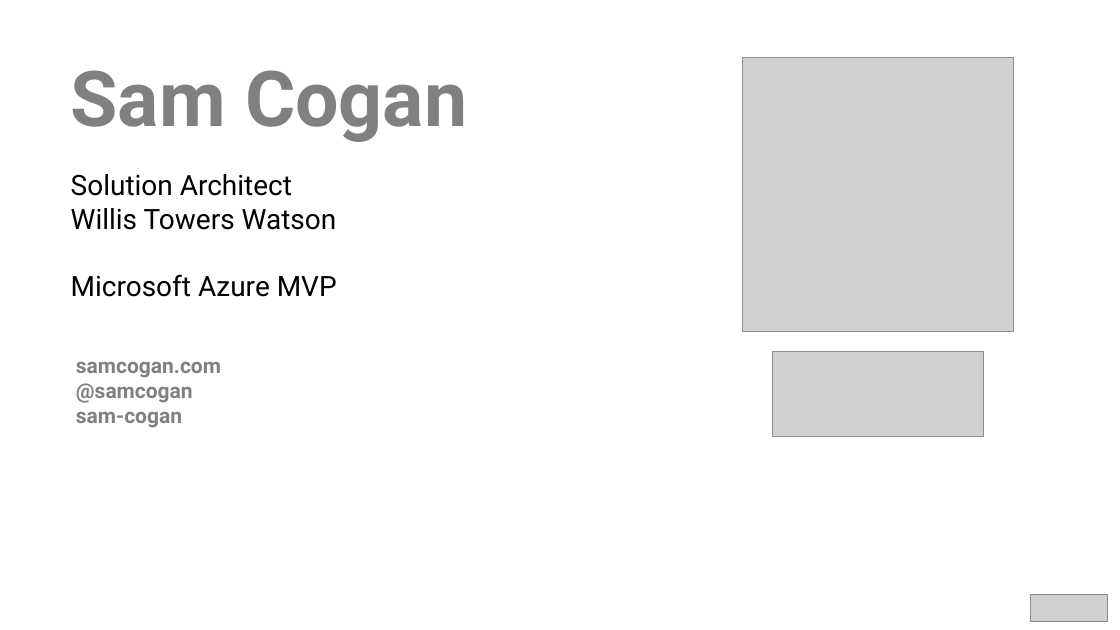
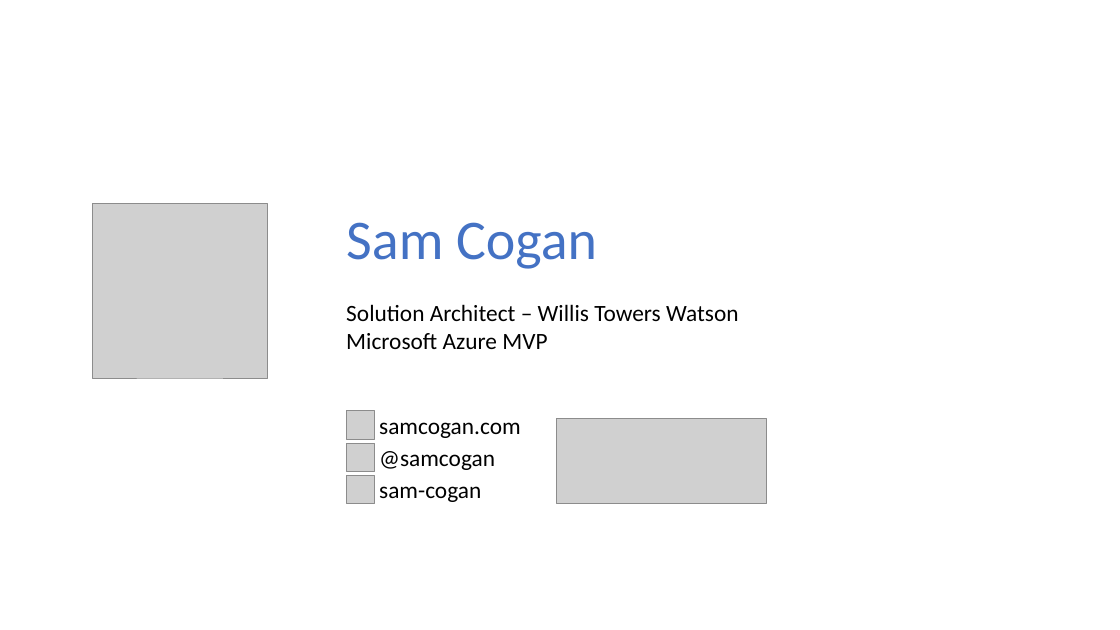
Before and after one commit to sam-cogan/sessions, a slide deck: slide 2 of AzureFunctions/Serverless Development with Microsoft Azure.pptx. Drawn at 1120x630 pixels with LibreOffice and Linux fonts; fonts in the diff are those of the drawing; grey boxes stand for pictures. Boxes give left, top, right and bottom in pixels: in the first picture for what was removed or moved away, otherwise in the second. Text is boxed around its words. In the diff, an @@ line names an element or a change of style, - is before the commit and + after.

```diff
--- a/AzureFunctions/Serverless Development with Microsoft Azure.pptx
+++ b/AzureFunctions/Serverless Development with Microsoft Azure.pptx
@@ picture removed at (742,57,1013,331) @@
@@ picture added at (92,203,267,378) @@
@@ text "Sam Cogan": place and size @@
-text "Sam Cogan" at (71,70,467,428)
+text "Sam Cogan" at (346,222,739,349)
@@ text at (346,222,597,269): size 66 to 48 pt, font Roboto to Calibri, text colour #808080 to #4472C4, bold off in "Sam Cogan" @@
@@ text at (346,304,739,349): text changed; size 24 to 20 pt; font Roboto to Calibri @@
-Solution Architect
-Willis Towers Watson
-Microsoft Azure MVP
-samcogan.com
-@samcogan
-sam-cogan
+Solution Architect – Willis Towers Watson
+Microsoft Azure MVP
@@ picture added at (346,411,375,439) @@
@@ picture: place and size @@
-picture at (773,351,983,436)
+picture at (557,418,767,503)
@@ picture added at (346,443,375,471) @@
@@ text added at (379,422,521,438), 20 pt, text #000000 @@
+samcogan.com
@@ picture added at (347,476,375,503) @@
@@ text added at (379,451,495,470), 20 pt, text #000000 @@
+@samcogan
@@ text added at (379,486,481,502), 20 pt, text #000000 @@
+sam-cogan
@@ picture removed at (1030,594,1107,621) @@
```
Also in this commit, not shown: 1 other slide changed, 4 slides added, 1 other file.
